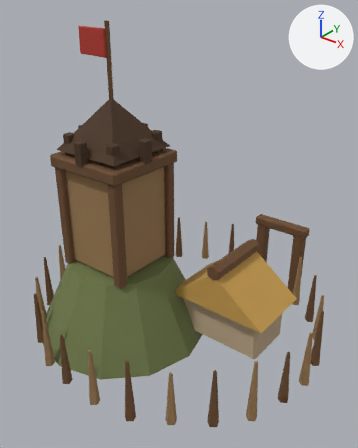
A saved change to the FBX model client/CultOfComfort.Unity/Assets/Resources/Art/Models/world_keep.fbx.
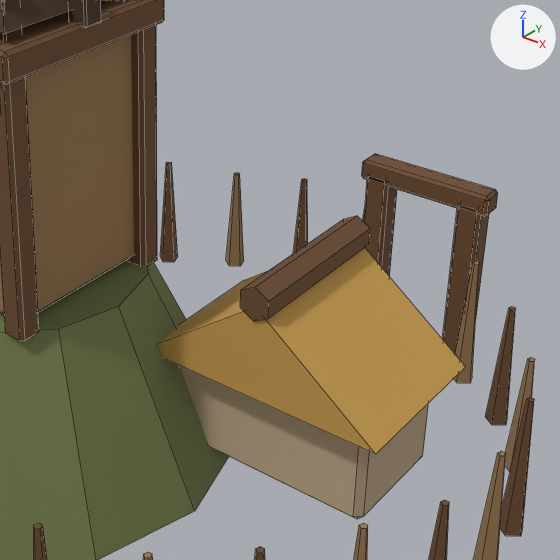
Each version appears first whole from a 50 mm lens placed at (1.93, -2.38, 2.29), pointed at (0.08, -0.06, 0.85), and next in a close-up on the part from 31% to 93% of the width and 34% to 84% of the height. The axes (+X, +Y, +Z) are drawn at upper right. The lights are the same throughout. The older version's two pictures come first. The close-ups show mesh edges as thin lines. Where no turn or scale is listed for an object, it has been applied to the vertices.

Objects in the first close-up: 'Building'.
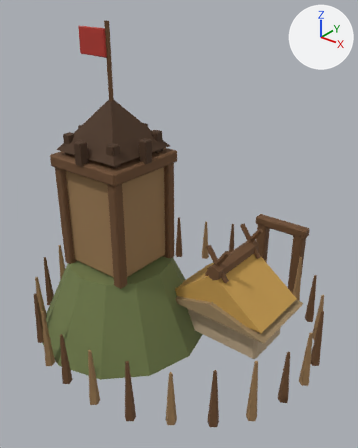
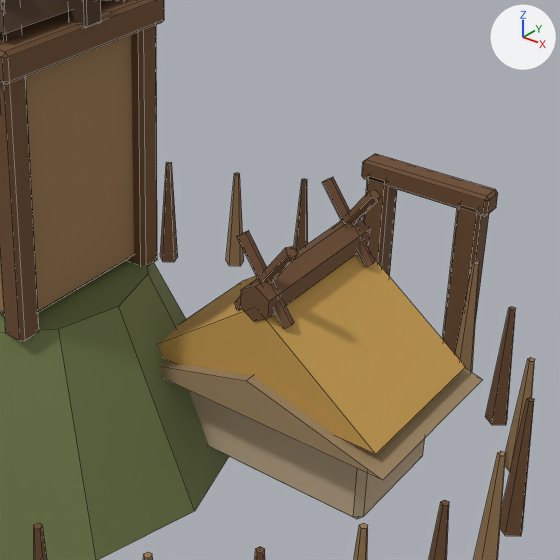
Changed parts and their boxes [x1, y1, x2, y2] in the close-ups (560 x 560 px):
```json
{"part": 1, "of": "me_building", "change": "added", "after": [160, 284, 483, 480], "on screen": "brown"}
{"part": 2, "of": "me_building", "change": "added", "after": [337, 190, 380, 225], "on screen": "brown"}
{"part": 3, "of": "me_building", "change": "added", "after": [322, 177, 375, 267], "on screen": "brown"}
{"part": 4, "of": "me_building", "change": "added", "after": [235, 246, 298, 311], "on screen": "brown"}
{"part": 5, "of": "me_building", "change": "added", "after": [236, 230, 294, 329], "on screen": "brown"}
```

The change, as JSON lines over the scene's bpy script:
```json
{"block": "me_building", "where": "# used by ob_building; location = (0.0, 0.0, 0.0)"}
{"op": "remove", "block": "me_building", "code": "me_building.from_pydata(...)  # 838 vertices, 787 faces; spans x -1.08..1.08, y -0.98..0.97, z -0.01..2.1"}
{"op": "add", "block": "me_building", "code": "me_building.from_pydata(...)  # 884 vertices, 820 faces; spans x -1.08..1.08, y -0.98..0.97, z -0.01..2.1"}
{"block": "me_building", "change": "me_building part 1: the loose piece of 6 vertices spanning x 0.05..0.79, y -0.14..0.34, z 0.35..0.63 is copied, and the copy is scaled about its middle by (1.11, 1.13, 0.4), then moved by (0.0, 0.0, -0.12); it spans x 0.01..0.83, y -0.17..0.37, z 0.31..0.42"}
{"block": "me_building", "change": "me_building part 2: the loose piece of 10 vertices spanning x 1.02..1.08, y -0.04..0.03, z 0.01..0.39 is copied, and the copy is turned 35 degrees about the y axis through its middle and scaled by 0.666, then moved by (-0.63, 0.3, 0.49); it spans x 0.33..0.51, y 0.28..0.31, z 0.57..0.81"}
{"block": "me_building", "change": "me_building part 3: the loose piece of 10 vertices spanning x 0.9..0.96, y 0.41..0.47, z 0.02..0.38 is copied, and the copy is turned -35 degrees about the y axis through its middle and scaled by 0.72, then moved by (-0.51, -0.14, 0.49); it spans x 0.33..0.51, y 0.28..0.31, z 0.57..0.81"}
{"block": "me_building", "change": "me_building part 4: the loose piece of 10 vertices spanning x 1.02..1.08, y -0.04..0.03, z 0.01..0.39 is copied, and the copy is turned 35 degrees about the y axis through its middle and scaled by 0.666, then moved by (-0.63, -0.1, 0.49); it spans x 0.33..0.51, y -0.12..-0.09, z 0.57..0.81"}
{"block": "me_building", "change": "me_building part 5: the loose piece of 10 vertices spanning x 1.02..1.08, y -0.04..0.03, z 0.01..0.39 is copied, and the copy is turned -35 degrees about the y axis through its middle and scaled by 0.666, then moved by (-0.63, -0.1, 0.49); it spans x 0.33..0.51, y -0.12..-0.09, z 0.57..0.81"}
```
